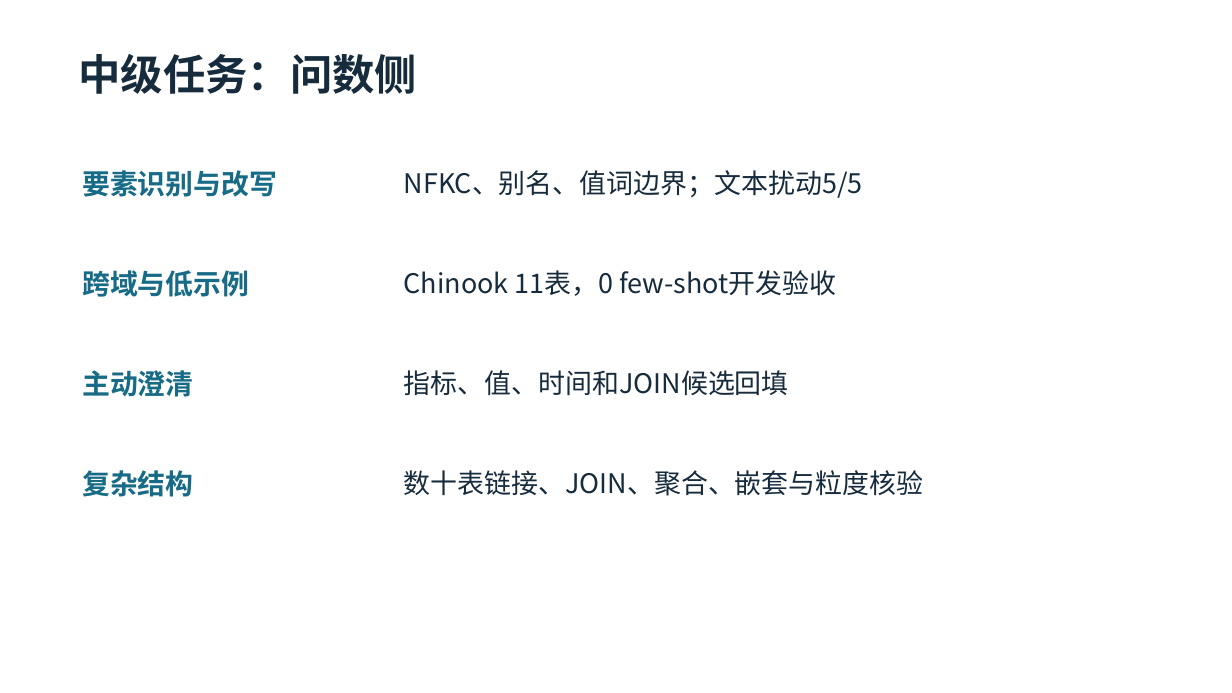
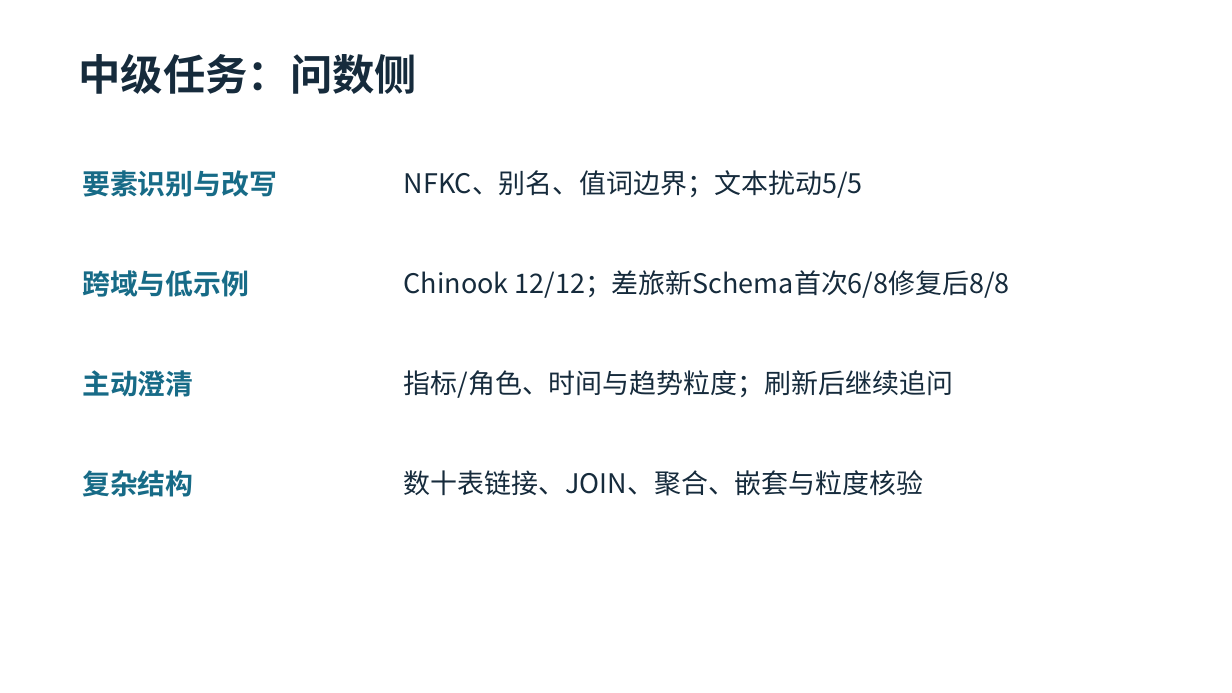
Before and after one commit to xk-uestc/omni-agent, a slide deck: slide 9 of delivery/05-anonymous-defense.pptx. Drawn at 1232x693 pixels with LibreOffice and Linux fonts; fonts in the diff are those of the drawing. Boxes give left, top, right and bottom in pixels: in the first picture for what was removed or moved away, otherwise in the second. Text is boxed around its words. In the diff, an @@ line names an element or a change of style, - is before the commit and + after.

```diff
--- a/delivery/05-anonymous-defense.pptx
+++ b/delivery/05-anonymous-defense.pptx
@@ text at [404,270,1010,298]: text changed @@
-Chinook 11表，0 few-shot开发验收
+Chinook 12/12；差旅新Schema首次6/8修复后8/8
@@ text at [404,370,954,398]: text changed @@
-指标、值、时间和JOIN候选回填
+指标/角色、时间与趋势粒度；刷新后继续追问
```
Also in this commit, not shown: 3 other slides changed, 1 slide added, 1 slide removed, 43 other files.
